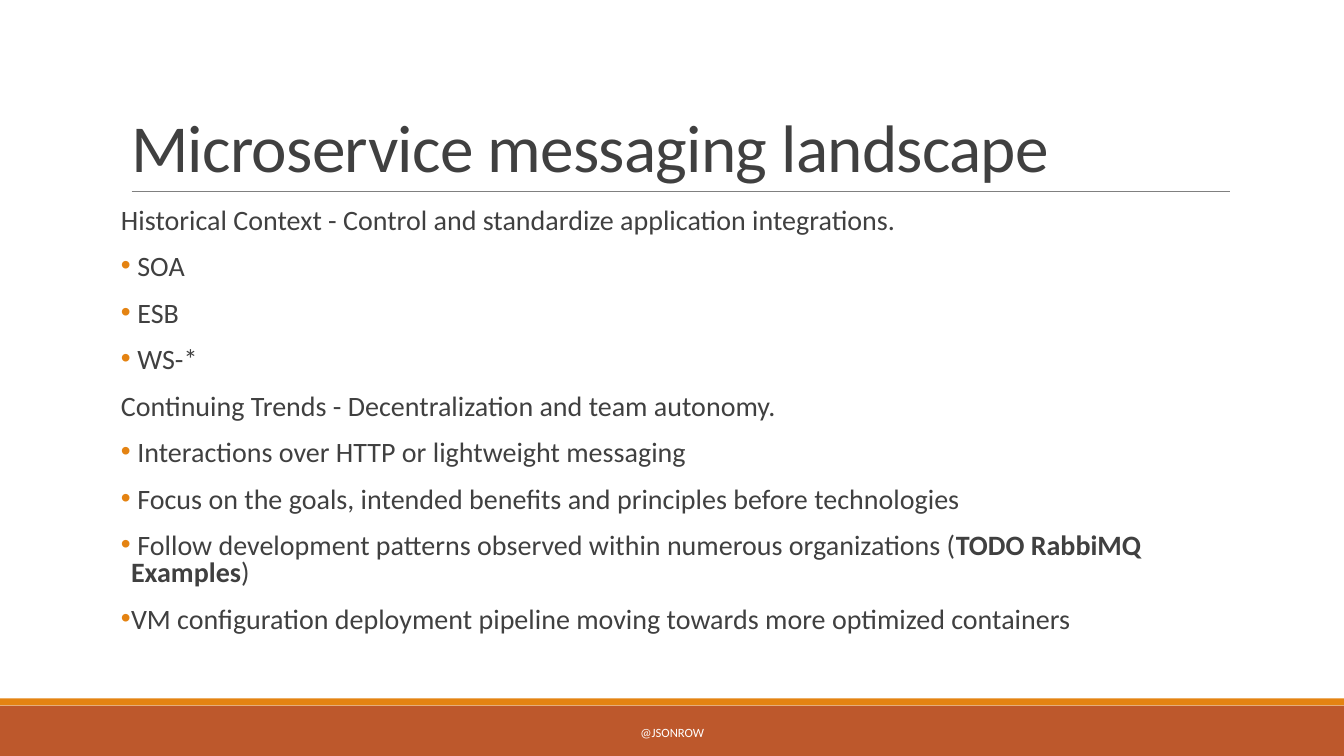
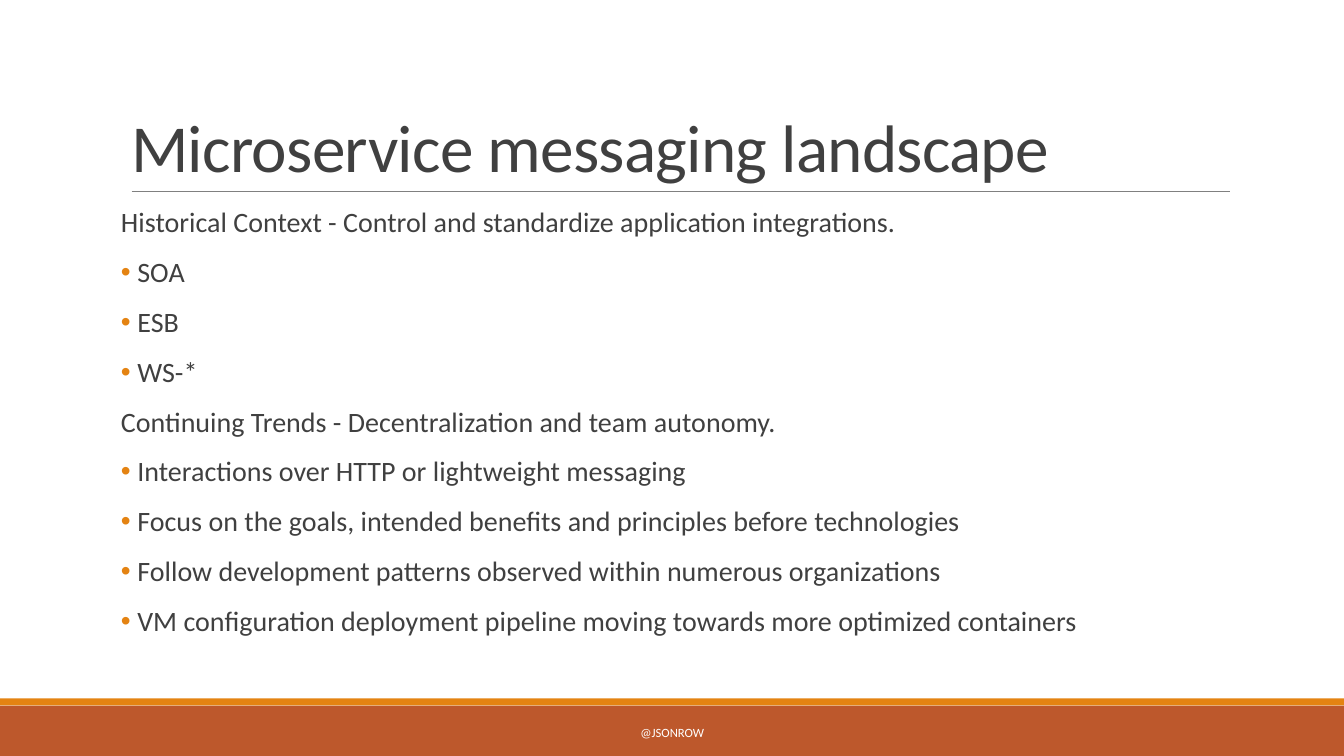
Before and after one commit to JasonRowe/TCCC23, a slide deck: slide 3 of Microservice_plumbing_with_RabbitMQ.pptx (slide 8 before the commit). Drawn at 1344x756 pixels with LibreOffice and Linux fonts; fonts in the diff are those of the drawing. Boxes give left, top, right and bottom in pixels: in the first picture for what was removed or moved away, otherwise in the second. Text is boxed around its words. In the diff, an @@ line names an element or a change of style, - is before the commit and + after.

Commit message:
Add docker example

```diff
--- a/Microservice_plumbing_with_RabbitMQ.pptx
+++ b/Microservice_plumbing_with_RabbitMQ.pptx
@@ text at <box>121,212,1077,636</box>: line spacing 0.8 to 0.9 @@
@@ text at <box>137,561,940,586</box>: text changed @@
-• Follow development patterns observed within numerous organizations (TODO RabbiMQ Examples)
+• Follow development patterns observed within numerous organizations
```
Also in this commit, not shown: 4 other slides changed, 1 slide removed, 5 other files.
